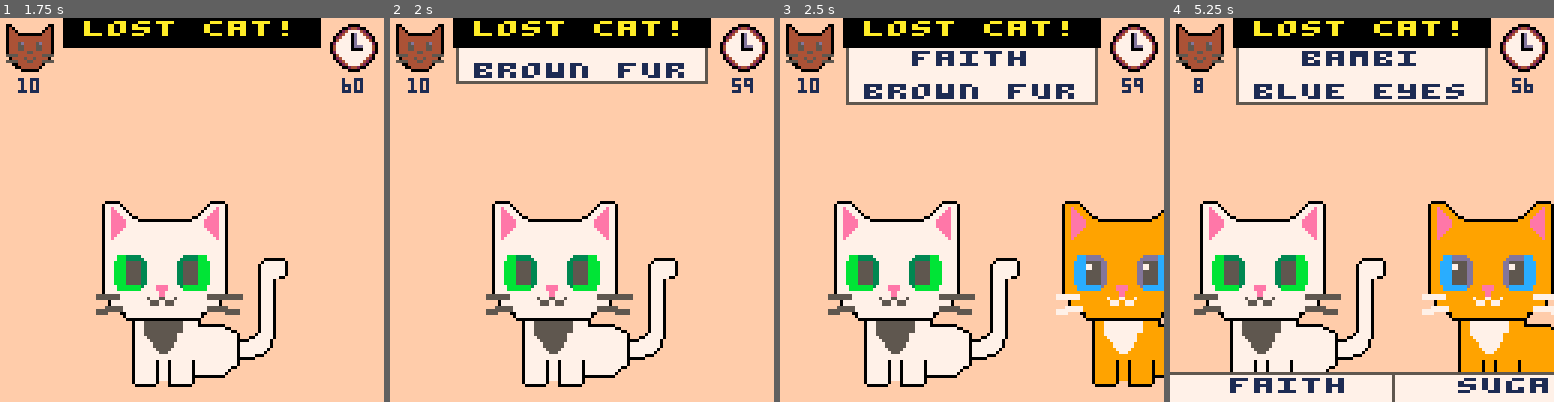
Above: before the commit, frames 1-4 (left to right).
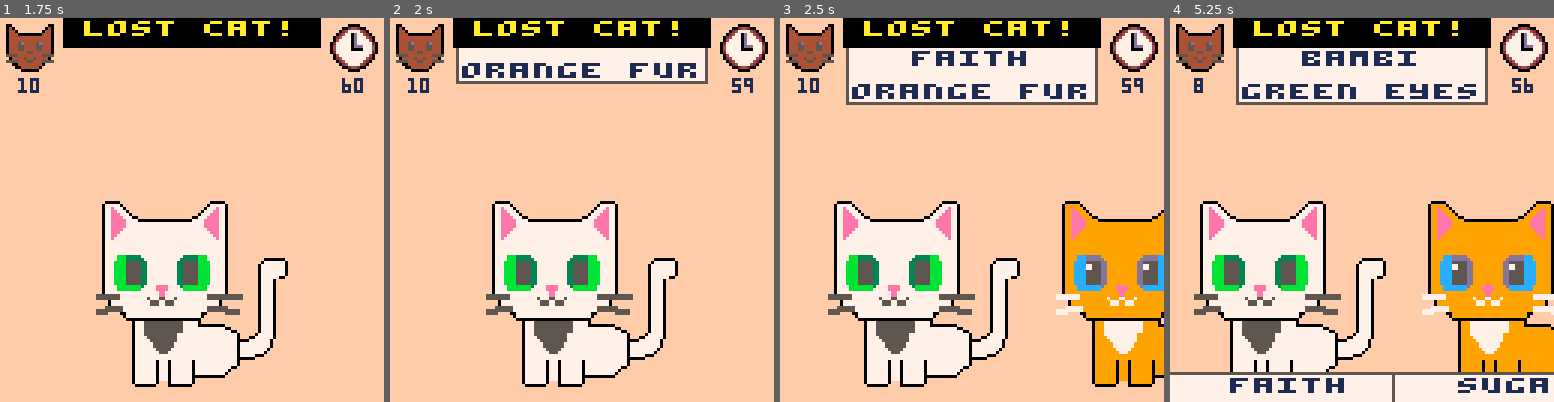
Above: after the commit, the same moments.

Repository: pcal43/pico8-papurrs-please
Game: PICO-8 cartridge pico8-home/carts/lost-cats.p8
The game is run twice, just before and just after one commit, with the same random seed, the same clock (stepped at 60 frames per second) and the same inputs.
Inputs:
- Up to frame 1 (1.75 s): tap X (X key) at 0.33, 1.07 s; tap O (Z key) at 0.7, 1.7 s; hold Right from 1.6 s (still down)
- Up to frame 2 (2 s): keep holding Right; tap X (X key) at 1.85 s
- Up to frame 3 (2.5 s): release Right at 2.1 s; tap O (Z key) at 2.1 s; hold Right from 2.47 s (still down)
- Up to frame 4 (5.25 s): tap O (Z key) every 0.4 s from 2.5 to 4.9 s; tap X (X key) at 2.97, 4.08, 5.2 s; release Right at 3.03 s; hold Left 3.08-3.58 s; hold Right 4.02-4.68 s; hold Left from 5.08 s (still down)

Frame 1 is identical in both runs. In frame 2, 0.8% of the frame differs, in the area x 18-80%, y 11-16%; in frame 3, 0.8%; in frame 4, 1.1%, in the area x 18-80%, y 17-22%.

Commit message:
checkpoint

Diff:
--- a/pico8-home/carts/src/GameScreen.lua
+++ b/pico8-home/carts/src/GameScreen.lua
@@ -19,21 +19,8 @@
     self.secondsRemaining = 60.0
     self._last_time = time()
 
-
-    self.catList = {}
+    self.posters, self.catList = generatePostersAndCats(10, 1, 1)
     self.catListSize = 10
-
-    self.posters = generatePosters(10, 1, 1)
-
-    for i=1,self.catListSize do
-        local fidx = ((i - 1) % #TraitValues[FUR_COLOR]) + 1
-        local eidx = ((i - 1) % #TraitValues[EYE_COLOR]) + 1
-        local traits = {
-            [FUR_COLOR] = TraitValues[FUR_COLOR][fidx],
-            [EYE_COLOR] = TraitValues[EYE_COLOR][eidx]
-        }
-        self.catList[i] = Cat.new(TUXEDO_CAT, traits)
-    end
 
     function self.draw()
         cls(PEACH) -- offwhite background
@@ -243,3 +230,49 @@
 
     return self
 end
+
+
+
+-- Returns a list of n Poster objects.  Every poster will be for a cat with a unique name.
+function generatePostersAndCats(count, minTraits, maxTraits)
+  printh("IN")
+    minTraits = requireNonNil(minTraits)
+    maxTraits = requireNonNil(maxTraits)
+
+    local posters = {}
+    -- Get n unique integers to use as indices for cat names
+    local name_indeces = pickUniqueIntegers(count, 1, CAT_NAME_COUNT)
+    for i = 1, count do
+        -- determine how many traits this poster should have
+        local numTraits = minTraits + flr(rnd(maxTraits - minTraits + 1))
+        -- select random trait keys
+        local traitKeys = pickUniqueIntegers(numTraits, 1, TRAIT_TYPE_COUNT)
+        -- build traits map
+        local traits = {}
+        for j = 1, #traitKeys do
+            local traitKey = traitKeys[j]
+            local possibleValues = TraitValues[traitKey]
+            -- pick a random value using #
+            local selectedValue = possibleValues[flr(rnd(#possibleValues)) + 1]
+
+            traits[traitKey] = selectedValue  -- use trait key to create map
+        end
+
+        local name = requireNonNil(get_cat_name(name_indeces[i]), "nil cat name returned ("..name_indeces[i]..")")
+        add(posters, Poster.new(name, name_indeces[i] < CAT_NAME_FIRST_MALE, traits))
+    end
+
+    local cats = {}
+
+    for i=1,count do
+        local fidx = ((i - 1) % #TraitValues[FUR_COLOR]) + 1
+        local eidx = ((i - 1) % #TraitValues[EYE_COLOR]) + 1
+        local traits = {
+            [FUR_COLOR] = TraitValues[FUR_COLOR][fidx],
+            [EYE_COLOR] = TraitValues[EYE_COLOR][eidx]
+        }
+        cats[i] = Cat.new(TUXEDO_CAT, traits)
+    end
+
+    return posters, cats
+end
